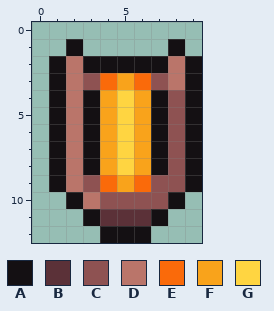
A pixel-art sprite gets an edit: assets/icons/patron/apollo_patron_icon.png. The picture above is the old version.
The file is 10x13 pixels.
Palette (. is transparent): A #141013  B #5b3138  C #8e5252  D #ba756a  E #fa6a0a  F #f9a31b  G #ffd541
The result:
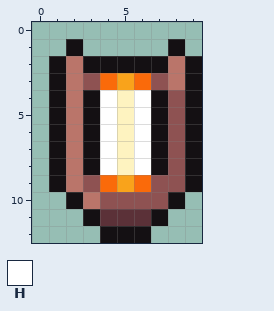
Colours new in this view: H #ffffff
Changes in this commit:
@@ palette @@
-G #ffd541
+G #fef3c0
@@ x 2..8 @@
  3 DCEFECD
- 4 DAFGFAC
- 5 DAFGFAC
- 6 DAFGFAC
- 7 DAFGFAC
- 8 DAFGFAC
+ 4 DAHGHAC
+ 5 DAHGHAC
+ 6 DAHGHAC
+ 7 DAHGHAC
+ 8 DAHGHAC
  9 DCEFECC
